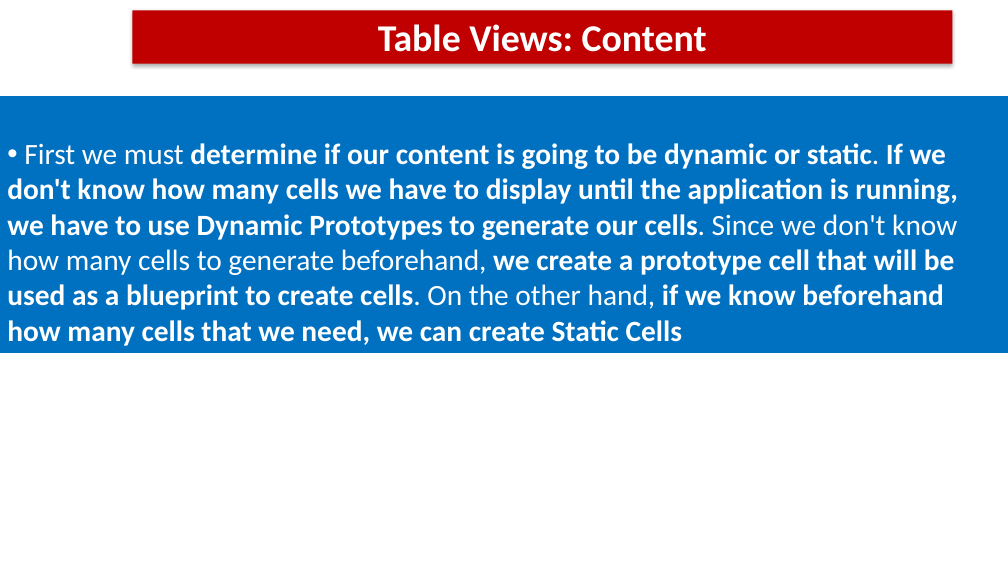
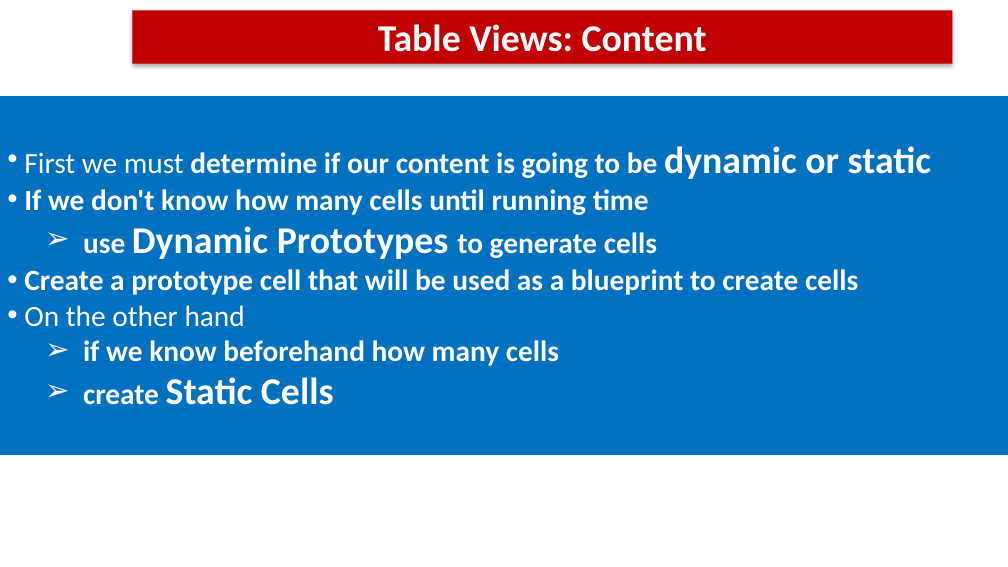
Before and after one commit to MajesticCode/IOS, a slide deck: slide 2 of Intermediate/TableViewsCD.pptx. Drawn at 1008x567 pixels with LibreOffice and Linux fonts; fonts in the diff are those of the drawing. Boxes give left, top, right and bottom in pixels: in the first picture for what was removed or moved away, otherwise in the second. Text is boxed around its words. In the diff, an @@ line names an element or a change of style, - is before the commit and + after.

```diff
--- a/Intermediate/TableViewsCD.pptx
+++ b/Intermediate/TableViewsCD.pptx
@@ rectangle "First we must determine if ...": place and size @@
-rectangle "First we must determine if ..." at box(0, 96, 1008, 353)
+rectangle "First we must determine if ..." at box(0, 96, 1008, 455)
@@ text in rectangle at box(24, 146, 932, 405): text changed @@
-• First we must determine if our content is going to be dynamic or static. If we don't know how many cells we have to display until the application is running, we have to use Dynamic Prototypes to generate our cells. Since we don't know how many cells to generate beforehand, we create a prototype cell that will be used as a blueprint to create cells. On the other hand, if we know beforehand how many cells that we need, we can create Static Cells
+• First we must determine if our content is going to be dynamic or static
+• If we don't know how many cells until running time
+  ➢ use Dynamic Prototypes to generate cells
+• Create a prototype cell that will be used as a blueprint to create cells
+• On the other hand
+  ➢ if we know beforehand how many cells
+  ➢ create Static Cells
```
Also in this commit, not shown: 2 other slides changed, 1 other file.
